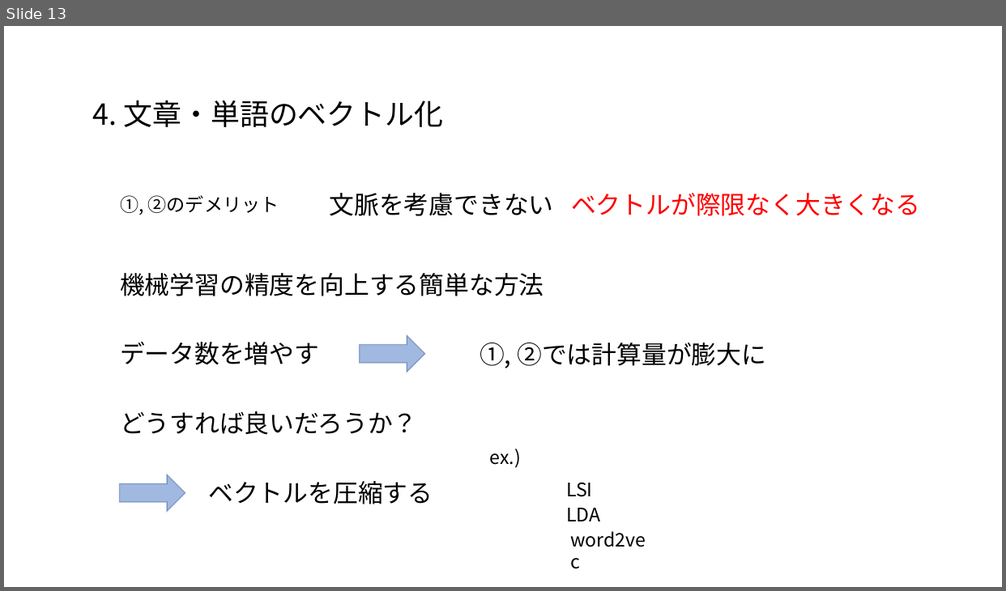
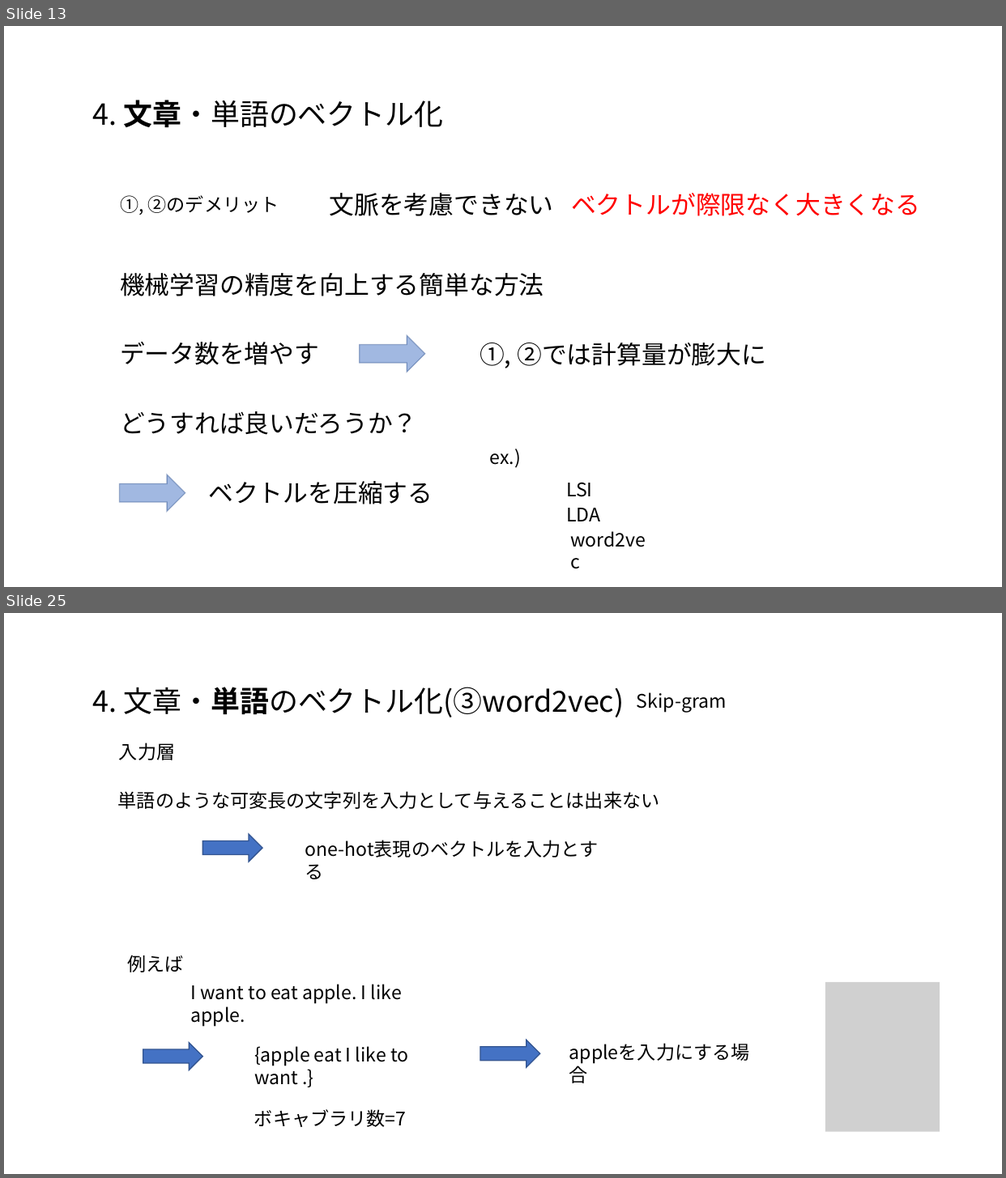
Before and after one commit to satetsu007/NLP_test, a slide deck: doc/NLP.pptx. Shown one above the other, each under a label of ours: slide 13 before the commit, slides 13 and 25 after it; the slides between them are not shown. The pictures are 1006x591 and 1006x1178 pixels, drawn with LibreOffice and Linux fonts; fonts in the diff are those of the drawing; grey boxes stand for pictures. Boxes give left, top, right and bottom in pixels: in the first picture for what was removed or moved away, otherwise in the second. Text is boxed around its words. In the diff, an @@ line names an element or a change of style, - is before the commit and + after.

```diff
--- a/doc/NLP.pptx
+++ b/doc/NLP.pptx
@@ slide 25 added at (4,613,1002,1174), background #FFFFFF @@
@@ text added at (93,687,624,717), 28 pt, text #000000 @@
+4. 文章・単語のベクトル化(③word2vec)
@@ text added at (637,692,727,713), 18 pt, text #000000 @@
+Skip-gram
@@ text added at (119,743,175,760), 18 pt, text #000000 @@
+入力層
@@ text added at (118,791,659,809), 18 pt, text #000000 @@
+単語のような可変長の文字列を入力として与えることは出来ない
@@ right arrow added at (203,835,263,862), fill #4472C4, outline #325491 1 pt @@
@@ text added at (305,840,598,858), 18 pt, text #000000 @@
+one-hot表現のベクトルを入力とする
@@ text added at (127,956,183,973), 18 pt, text #000000 @@
+例えば
@@ text added at (191,984,402,1027), 18 pt, text #000000 @@
+I want to eat apple. I like apple.
@@ picture added at (825,982,940,1131) @@
@@ right arrow added at (143,1043,203,1071), fill #4472C4, outline #325491 1 pt @@
@@ text added at (254,1046,408,1085), 18 pt, text #000000 @@
+{apple eat I like to want .}
@@ right arrow added at (480,1041,540,1068), fill #4472C4, outline #325491 1 pt @@
@@ text added at (562,1037,769,1067), 18 pt, text #000000 @@
+appleを入力にする場合
@@ text added at (254,1110,406,1127), 18 pt, text #000000 @@
+ボキャブラリ数=7
@@ slide 13 changed as well @@
@@ text "4. 文章・単語のベクトル化" at (93,100,444,128): bold on in "文章・単語のベクトル化" @@
```
Also in this commit, not shown: 4 other slides changed, 28 other slides added, 1 other file.
